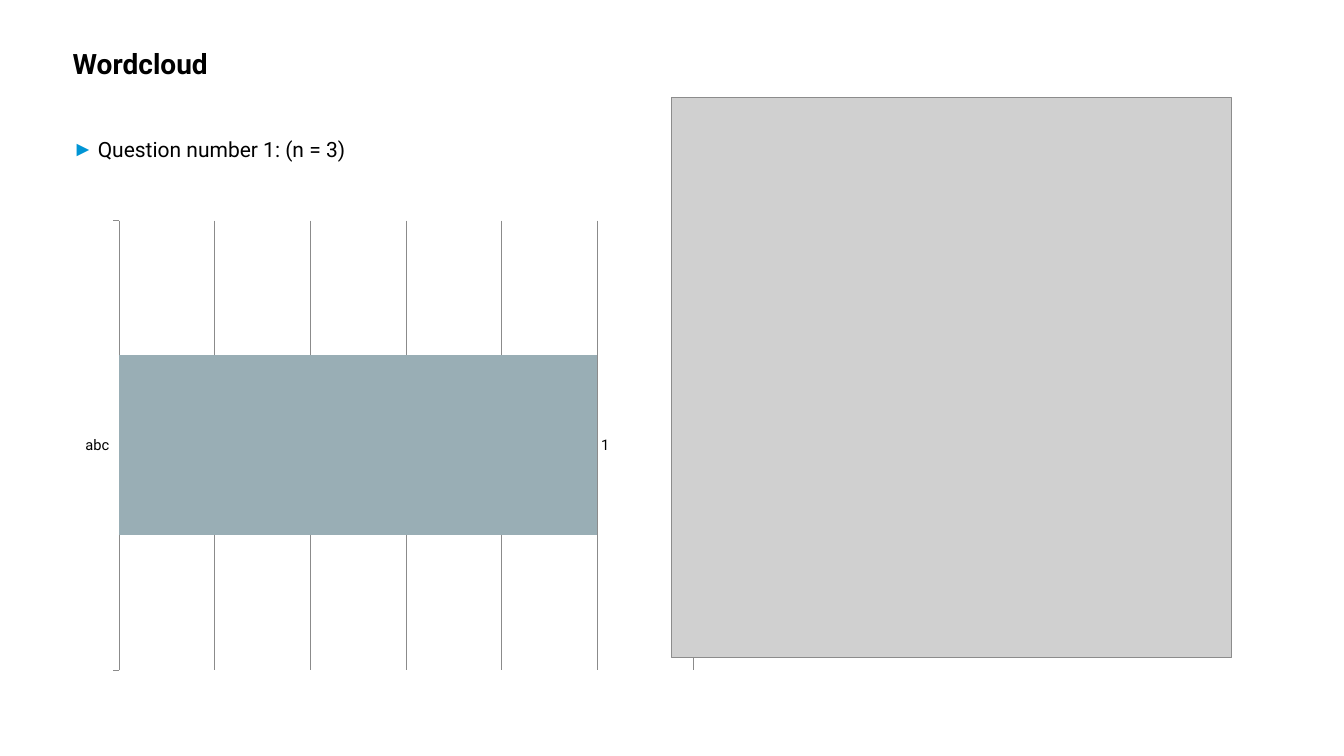
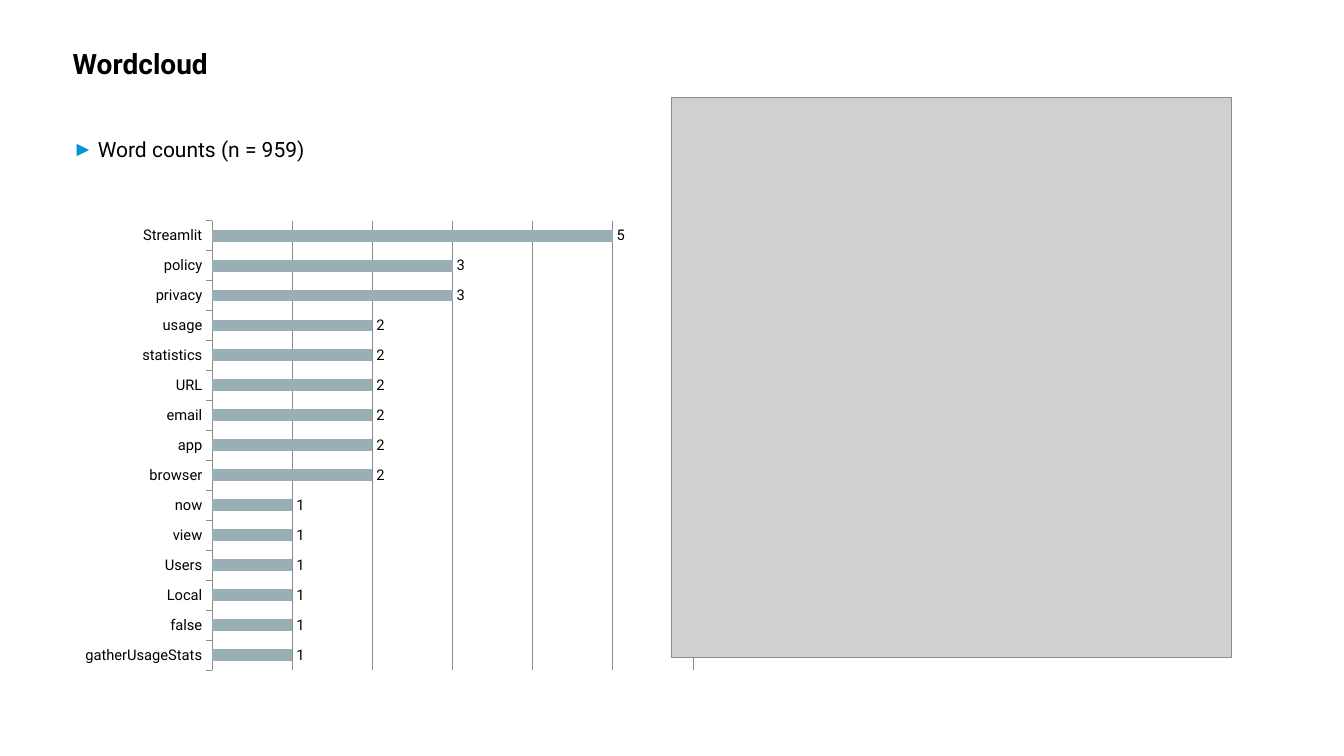
Before and after one commit to arnelienemann/St-Reporting-Tools, a slide deck: slide 1 of data-wordcloud/newppt.pptx. Drawn at 1344x756 pixels with LibreOffice and Linux fonts; fonts in the diff are those of the drawing; grey boxes stand for pictures; background and template pictures are left out. Boxes give left, top, right and bottom in pixels: in the first picture for what was removed or moved away, otherwise in the second. Text is boxed around its words. In the diff, an @@ line names an element or a change of style, - is before the commit and + after.

```diff
--- a/data-wordcloud/newppt.pptx
+++ b/data-wordcloud/newppt.pptx
@@ text at [98, 140, 305, 162]: text changed @@
-► Question number 1: (n = 3)
+► Word counts (n = 959)
@@ bar chart at [73, 212, 706, 681] @@
-categories: abc
+categories: Streamlit, policy, privacy, usage, statistics, URL, email, app, browser, now, view, Users, Local, false, gatherUsageStats
-Series 1: 1
+Series 1: 5, 3, 3, 2, 2, 2, 2, 2, 2, 1, 1, 1, 1, 1, 1
```
Also in this commit, not shown: 4 other files.
